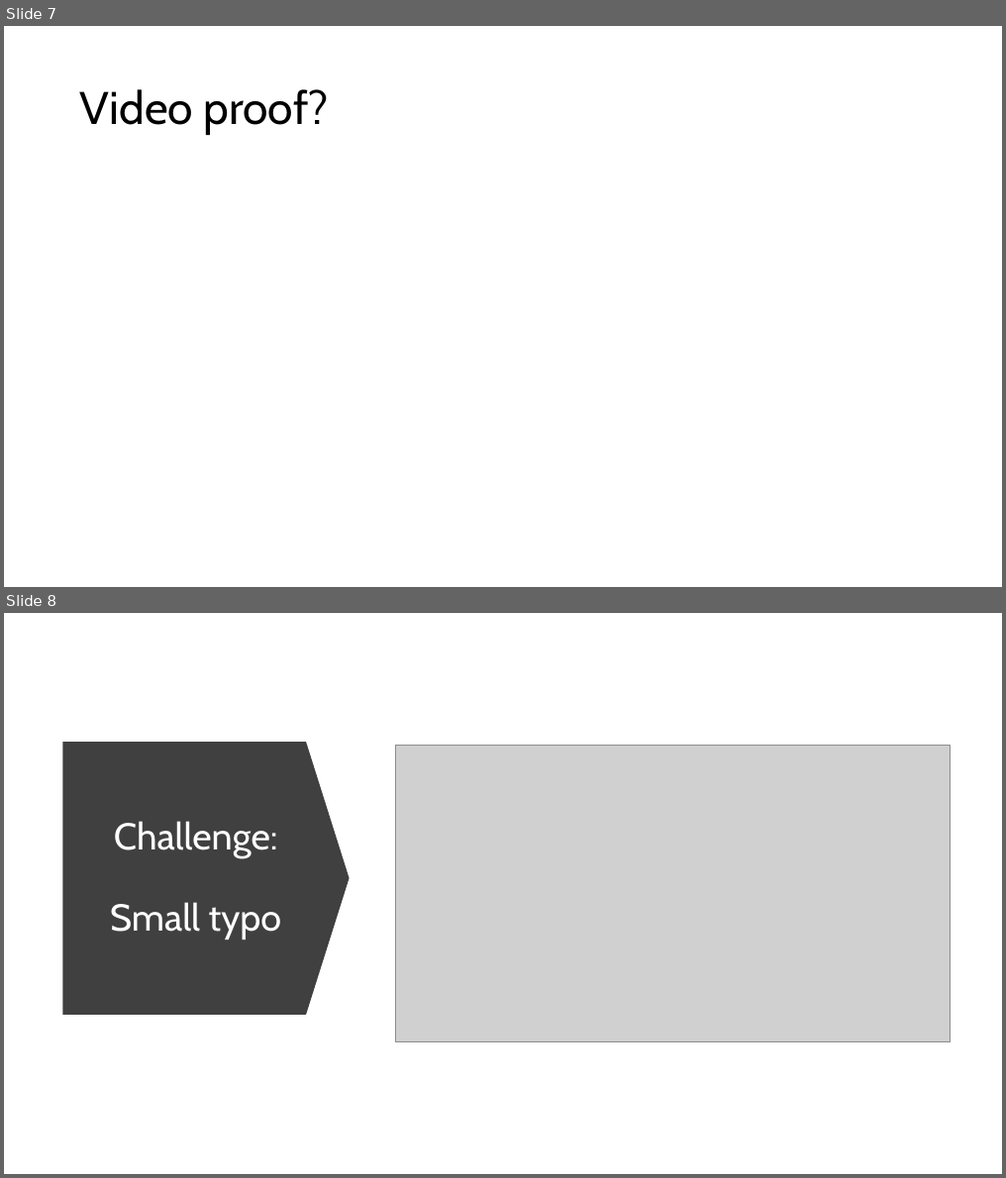
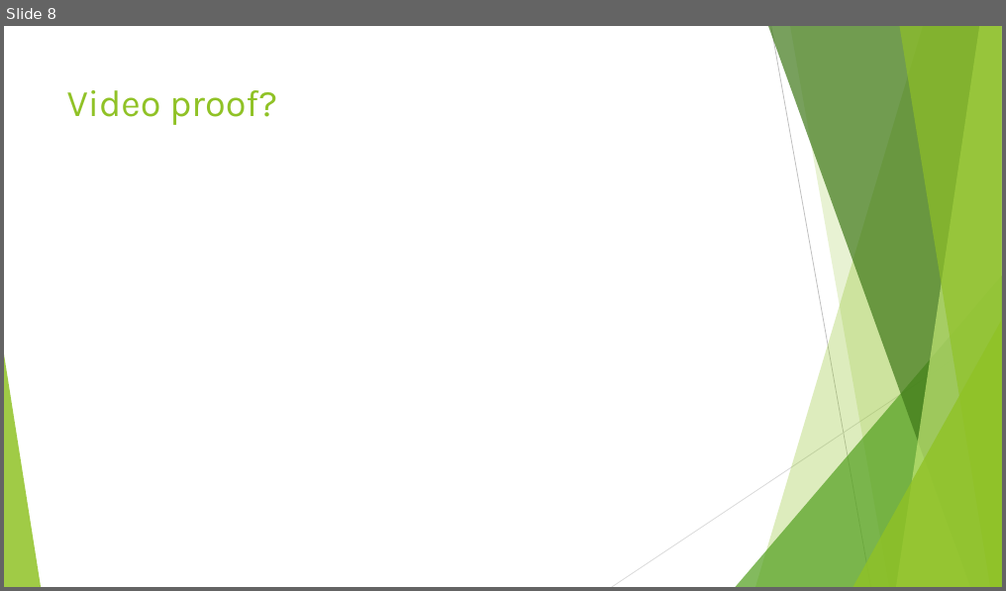
Before and after one commit to mcrusso2/EEP547_Project, a slide deck: Russo_Gaddis_EEP547_project.pptx. Shown one above the other, each under a label of ours: slides 7 and 8 before the commit, slide 8 after it. The pictures are 1006x1178 and 1006x591 pixels, drawn with LibreOffice and Linux fonts; fonts in the diff are those of the drawing; grey boxes stand for pictures. Boxes give left, top, right and bottom in pixels: in the first picture for what was removed or moved away, otherwise in the second. Text is boxed around its words. In the diff, an @@ line names an element or a change of style, - is before the commit and + after.

```diff
--- a/Russo_Gaddis_EEP547_project.pptx
+++ b/Russo_Gaddis_EEP547_project.pptx
@@ slide 8 removed at [4, 613, 1002, 1174], background #FFFFFF @@
@@ down arrow removed at [63, 742, 350, 1015] @@
@@ picture removed at [395, 746, 950, 1043] @@
@@ title removed at [110, 821, 282, 940] @@
-Challenge:
-Small typo
@@ what was slide 7 is now slide 8 @@
@@ slide 8 changed as well @@
@@ title "Video proof?": place and size @@
-title "Video proof?" at [80, 89, 328, 135]
+title "Video proof?" at [67, 90, 277, 125]
@@ title "Video proof?" at [67, 90, 277, 125]: size 44 to 36 pt, font Cabin to Karla, text colour #000000 to #90C226; line spacing 0.9 to 1; vertical alignment middle to top @@
@@ group added at [4, 26, 1002, 587]: 5 freeform shapes, 3 triangles, 2 lines @@
```
Also in this commit, not shown: 5 other slides changed, 4 slides added, 2 other slides removed.
